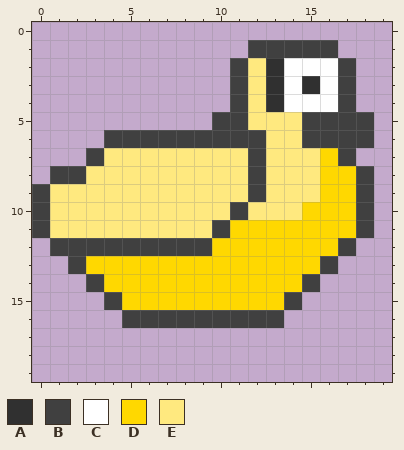
Edited in one commit: pixel-art sprite (assets/bird.png). The first picture shows the starting point.
The file is 40x40 pixels, drawn in blocks of 2x2; one block is one cell here.
Palette (. is transparent): A #303030  B #404040  C #ffffff  D #ffd800  E #ffe97f
Pixels before, first column x 0:
 1 ............BBBBB..
 2 ...........BEACCCB.
 3 ...........BEACACB.
 4 ...........BEACCCB.
 5 ..........BBEEEBBBB
 6 ....BBBBBBBBBEEBBBB
 7 ...BEEEEEEEEBEEEDB.
 8 .BBEEEEEEEEEBEEEDDB
 9 BEEEEEEEEEEEBEEEDDB
10 BEEEEEEEEEEBEEEDDDB
11 BEEEEEEEEEBDDDDDDDB
12 .BBBBBBBBBDDDDDDDB.
13 ..BDDDDDDDDDDDDDB..
14 ...BDDDDDDDDDDDB...
15 ....BDDDDDDDDDB....
16 .....BBBBBBBBB.....
After the commit:
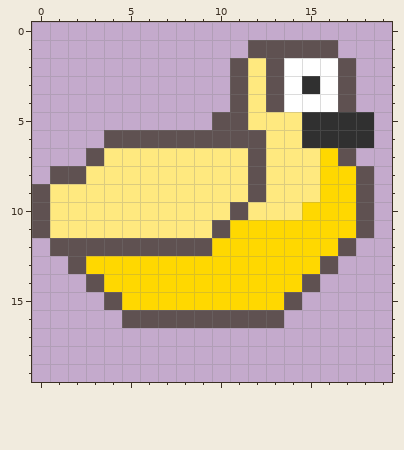
Change:
colour B: #404040 -> #5f5151
Changed rows in their new state; - is a pixel that keeps its letter.
first column x 13:
 2 B-----
 3 B-----
 4 B-----
 5 --AAAA
 6 --AAAA
Where, in picture pixels (left, top, right, bottom), the same in both pictures:
changed: (32, 40, 374, 328)
